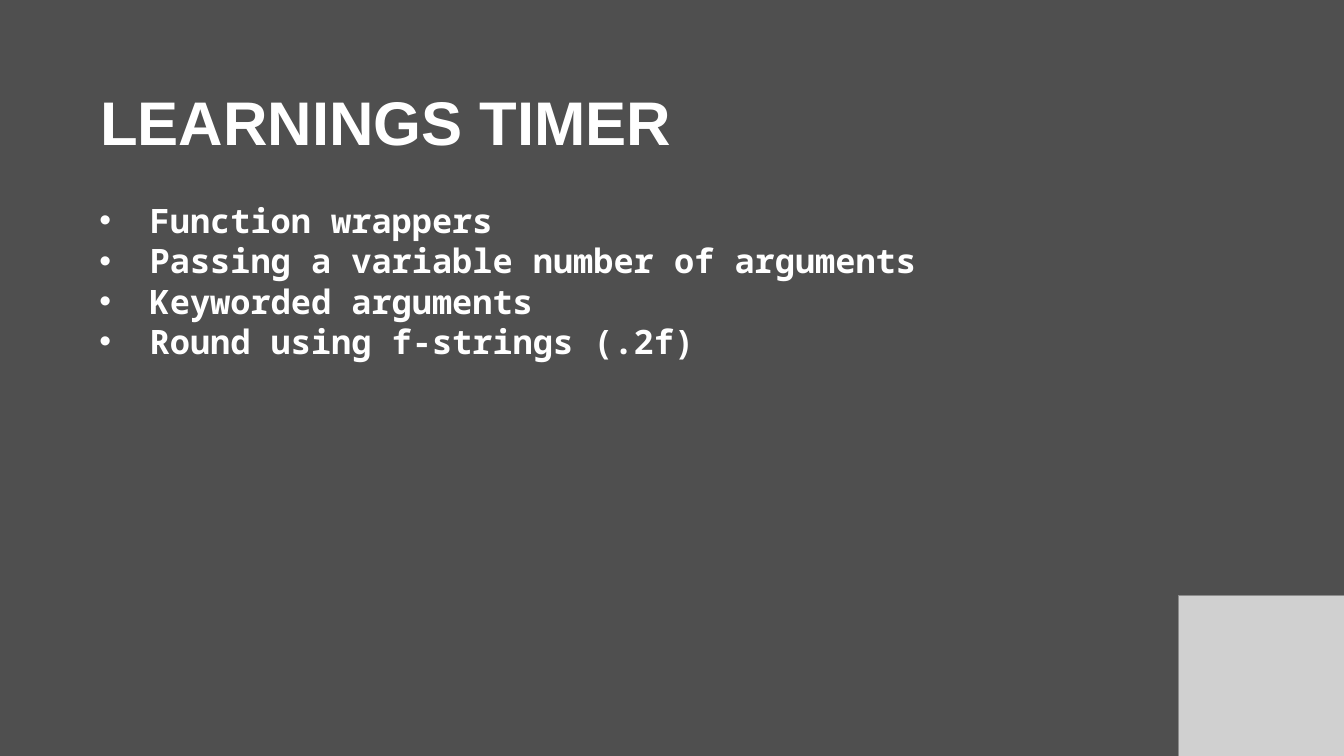
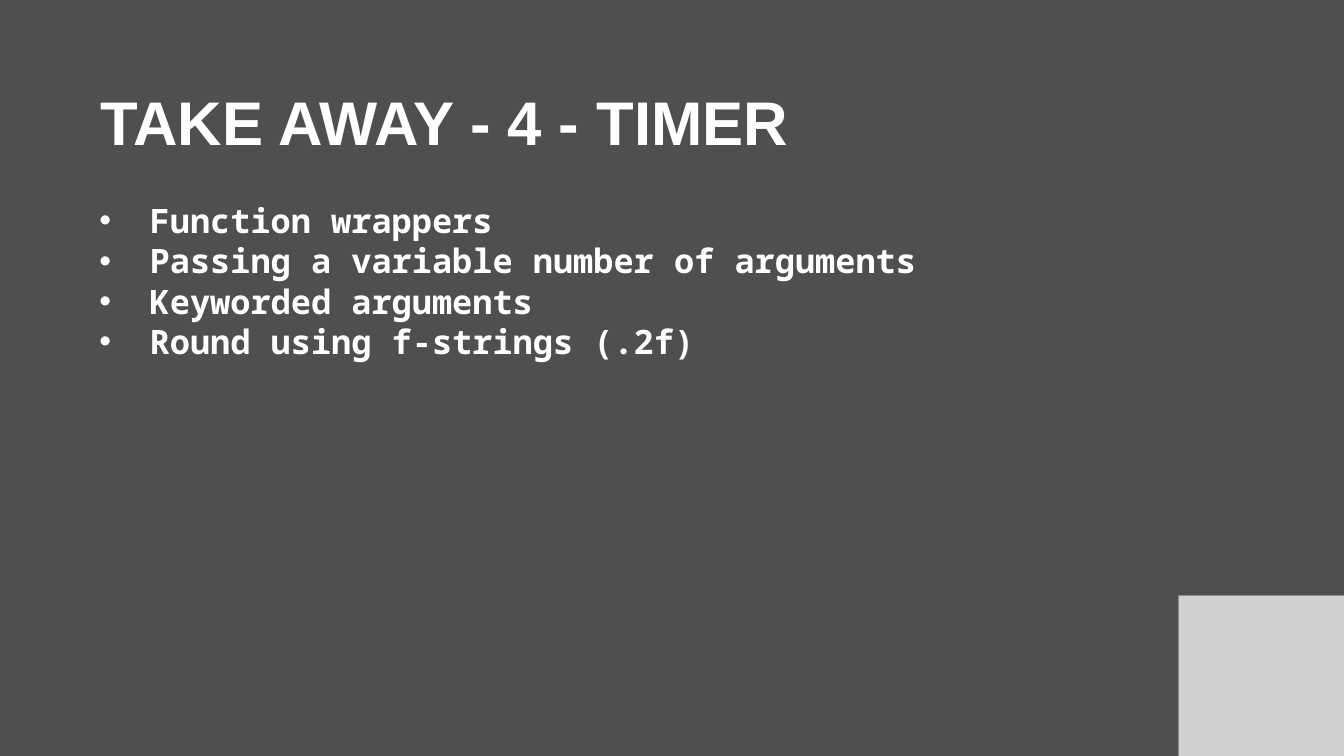
Before and after one commit to sfdehaes/be_pythonic, a slide deck: slide 10 of presentation_Pythonic.pptx. Drawn at 1344x756 pixels with LibreOffice and Linux fonts; fonts in the diff are those of the drawing; grey boxes stand for pictures. Boxes give left, top, right and bottom in pixels: in the first picture for what was removed or moved away, otherwise in the second. Text is boxed around its words. In the diff, an @@ line names an element or a change of style, - is before the commit and + after.

```diff
--- a/presentation_Pythonic.pptx
+++ b/presentation_Pythonic.pptx
@@ title at [100, 102, 788, 145]: text changed @@
-LEARNINGS TIMER
+TAKE AWAY - 4 - TIMER
```
Also in this commit, not shown: 4 other slides changed, 2 other files.
